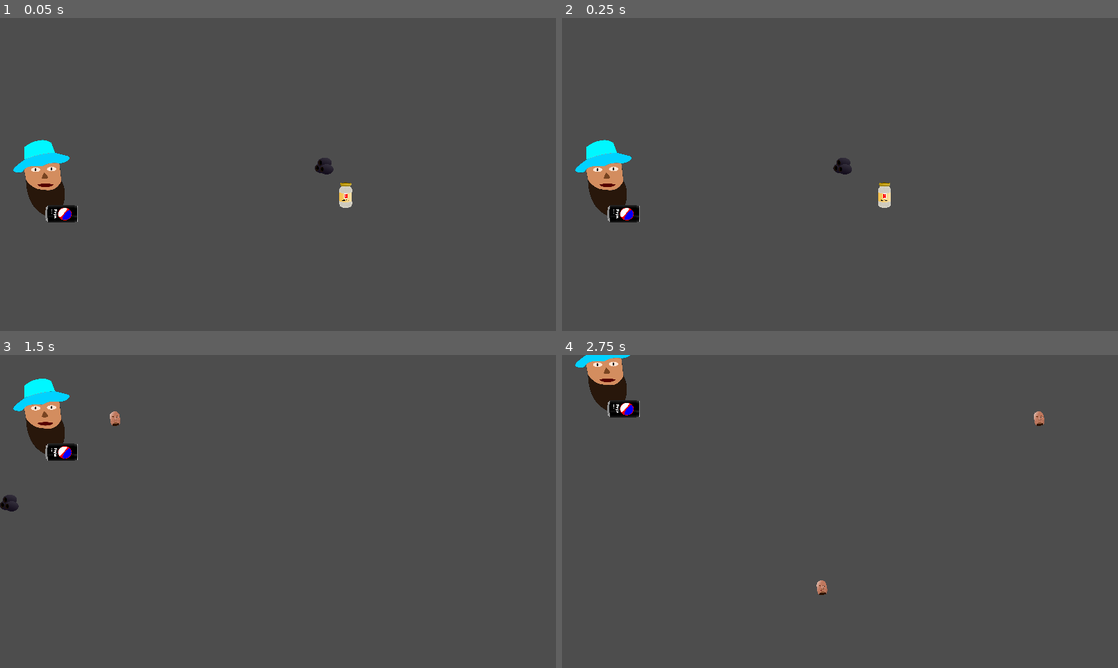
Above: before the commit, frames 1-4 (two rows, left to right).
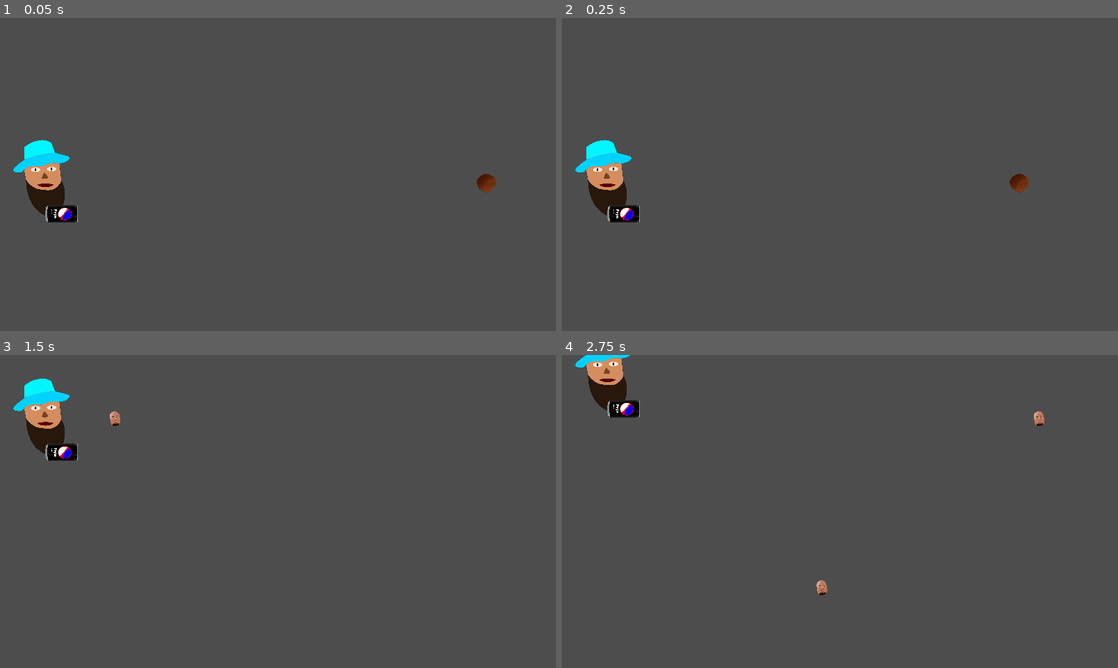
Above: after the commit, the same moments.

Repository: Seakorv/SmokeCheesesOfPapaTrouga
Game: Godot game, scene res://Scenes/kivikyläland.tscn
The game is run twice, just before and just after one commit, with the same random seed, the same clock (stepped at 60 frames per second) and the same inputs. This scene is started directly instead of the project's main scene.
Inputs:
- Up to frame 1 (0.05 s): no input
- Up to frame 2 (0.25 s): no input
- Up to frame 3 (1.5 s): hold W (move_up) 0.53-1.28 s; tap Space (shoot_pepemake) at 0.6, 1.35 s; hold S (move_down) from 1.28 s (still down)
- Up to frame 4 (2.75 s): release S (move_down) at 2.03 s; hold W (move_up) from 2.03 s (still down); tap Space (shoot_pepemake) at 2.1 s

The runs differ from the first frame. In frame 1, 0.5% of the frame differs, in the area x 56-90%, y 44-61%; in frame 2, 0.5%; in frame 3, 0.1%; in frame 4, nothing differs.

Commit message:
replaced bad food with general class Food

Diff:
--- a/Scenes/bad_food.tscn
+++ /dev/null
@@ -1,60 +0,0 @@
-[gd_scene load_steps=8 format=3 uid="uid://c13nwtillh10l"]
-
-[ext_resource type="Texture2D" uid="uid://dmtjc08l8tunr" path="res://Assets/Food/olivs.png" id="1_07yqb"]
-[ext_resource type="Script" path="res://Scripts/Olives.gd" id="2_s5isq"]
-[ext_resource type="Texture2D" uid="uid://be7qdykjj55bf" path="res://Assets/Food/hilloSipuli.png" id="2_uwaqs"]
-[ext_resource type="Script" path="res://Scripts/JellyOnions.gd" id="4_ak3xs"]
-
-[sub_resource type="GDScript" id="GDScript_ts2rb"]
-script/source = "extends Node2D
-"
-
-[sub_resource type="CircleShape2D" id="CircleShape2D_nbwfc"]
-radius = 30.0167
-
-[sub_resource type="CapsuleShape2D" id="CapsuleShape2D_j8wqg"]
-radius = 23.0
-height = 88.0
-
-[node name="Bad food" type="Node2D"]
-script = SubResource("GDScript_ts2rb")
-
-[node name="Olives" type="Area2D" parent="."]
-collision_layer = 2
-collision_mask = 5
-script = ExtResource("2_s5isq")
-
-[node name="AssetOlive" type="Sprite2D" parent="Olives"]
-position = Vector2(-1, -2)
-scale = Vector2(0.129726, 0.158796)
-texture = ExtResource("1_07yqb")
-
-[node name="OliveShape" type="CollisionShape2D" parent="Olives"]
-position = Vector2(-1, -1)
-shape = SubResource("CircleShape2D_nbwfc")
-
-[node name="ScreenNotifOlive" type="VisibleOnScreenNotifier2D" parent="Olives"]
-position = Vector2(45, -1)
-scale = Vector2(0.6, 2.8)
-
-[node name="JellyOnions" type="Area2D" parent="."]
-position = Vector2(-29, 60)
-collision_layer = 2
-collision_mask = 5
-script = ExtResource("4_ak3xs")
-
-[node name="AssetJellyOnion" type="Sprite2D" parent="JellyOnions"]
-position = Vector2(85, 38)
-scale = Vector2(0.0610831, 0.0787134)
-texture = ExtResource("2_uwaqs")
-
-[node name="JellyOnionShape" type="CollisionShape2D" parent="JellyOnions"]
-position = Vector2(85, 38)
-shape = SubResource("CapsuleShape2D_j8wqg")
-
-[node name="ScreenNotifHJellyOnion" type="VisibleOnScreenNotifier2D" parent="JellyOnions"]
-position = Vector2(123, 38)
-scale = Vector2(0.55, 4.15)
-
-[connection signal="body_entered" from="Olives" to="Olives" method="_on_body_entered"]
-[connection signal="body_entered" from="JellyOnions" to="JellyOnions" method="_on_body_entered"]
--- a/Scenes/kivikyläland.tscn
+++ b/Scenes/kivikyläland.tscn
@@ -2,7 +2,7 @@
 
 [ext_resource type="Script" path="res://Scripts/kivikyläland.gd" id="1_f8oof"]
 [ext_resource type="PackedScene" uid="uid://bfmnvh7fn6avc" path="res://Scenes/player.tscn" id="2_d8r7w"]
-[ext_resource type="PackedScene" uid="uid://c13nwtillh10l" path="res://Scenes/bad_food.tscn" id="3_2gm4x"]
+[ext_resource type="PackedScene" uid="uid://d3jwrnmenllmx" path="res://Scripts/food.tscn" id="3_14xfy"]
 
 [node name="Kivikyläland" type="Node2D"]
 script = ExtResource("1_f8oof")
@@ -15,5 +15,5 @@
 
 [node name="PepeMakeAse" type="Node2D" parent="."]
 
-[node name="Bad food" parent="." instance=ExtResource("3_2gm4x")]
-position = Vector2(1158, 513)
+[node name="Food" parent="." instance=ExtResource("3_14xfy")]
+position = Vector2(1705, 569)
--- a/Scripts/Olives.gd
+++ /dev/null
@@ -1,16 +0,0 @@
-class_name Olives extends Area2D
-
-@export var speed = 750
-
-func _physics_process(delta):
-	global_position.x += -speed * delta
-
-
-func die():
-	queue_free()
-
-
-func _on_body_entered(body):
-	if body is PapaT:
-		body.die()
-		die()
--- a/Scripts/JellyOnions.gd
+++ b/Scripts/food.gd
@@ -1,6 +1,7 @@
-class_name JellyOnions extends Area2D
+class_name Food extends Area2D
 
-@export var speed = 400
+@export var speed = 500
+
 
 func _physics_process(delta):
 	global_position.x += -speed * delta
@@ -12,5 +13,4 @@
 
 func _on_body_entered(body):
 	if body is PapaT:
-		body.die()
 		die()
--- /dev/null
+++ b/Scripts/food.tscn
@@ -0,0 +1,26 @@
+[gd_scene load_steps=4 format=3 uid="uid://d3jwrnmenllmx"]
+
+[ext_resource type="Texture2D" uid="uid://iky3ngsarn80" path="res://Assets/Food/LihaPinc.png" id="1_k6pj8"]
+[ext_resource type="Script" path="res://Scripts/food.gd" id="1_yqy3o"]
+
+[sub_resource type="CircleShape2D" id="CircleShape2D_ha7ql"]
+radius = 30.5941
+
+[node name="Food" type="Area2D"]
+collision_layer = 2
+collision_mask = 5
+script = ExtResource("1_yqy3o")
+
+[node name="Sprite2D" type="Sprite2D" parent="."]
+position = Vector2(-2.38419e-07, 1)
+scale = Vector2(0.135569, 0.135569)
+texture = ExtResource("1_k6pj8")
+
+[node name="CollisionShape2D" type="CollisionShape2D" parent="."]
+shape = SubResource("CircleShape2D_ha7ql")
+
+[node name="VisibleOnScreenNotifier2D" type="VisibleOnScreenNotifier2D" parent="."]
+position = Vector2(51, 2)
+scale = Vector2(0.525, 3.325)
+
+[connection signal="body_entered" from="." to="." method="_on_body_entered"]
--- a/Scripts/gee_bullet.gd
+++ b/Scripts/gee_bullet.gd
@@ -12,6 +12,6 @@
 
 
 func _on_area_entered(area):
-	if area is Olives or JellyOnions:
+	if area is Food:
 		area.die()
 		queue_free()
--- a/project.godot
+++ b/project.godot
@@ -76,7 +76,7 @@
 [layer_names]
 
 2d_physics/layer_1="papaT"
-2d_physics/layer_2="badFood"
+2d_physics/layer_2="food"
 2d_physics/layer_3="papaAmmonition"
 
 [rendering]
Binary file added: Assets/Food/mandaR.png
Not shown, added: Assets/Food/mandaR.png.import
